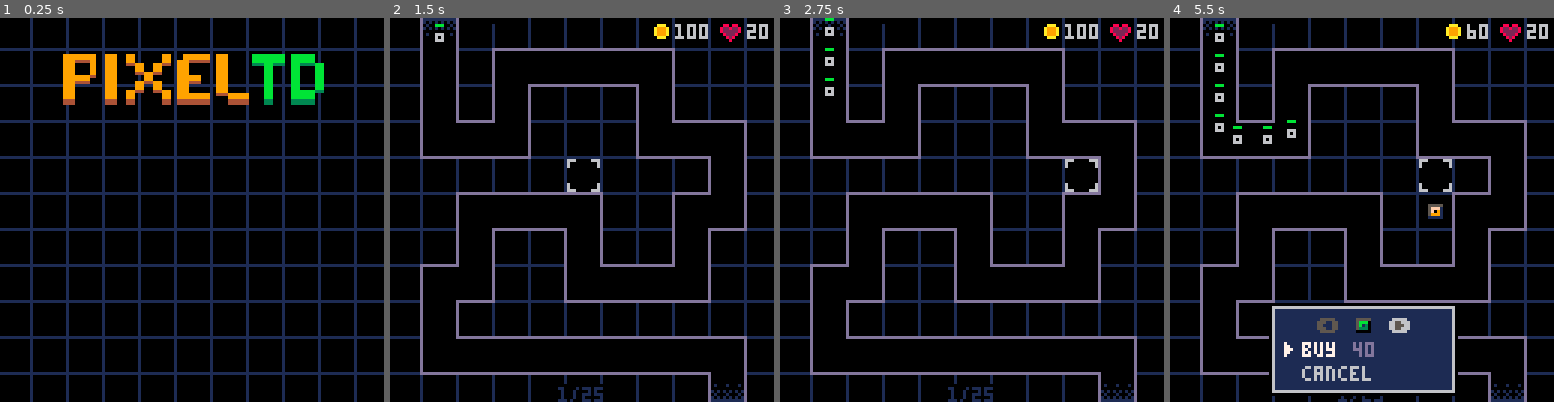
Above: before the commit, frames 1-4 (left to right).
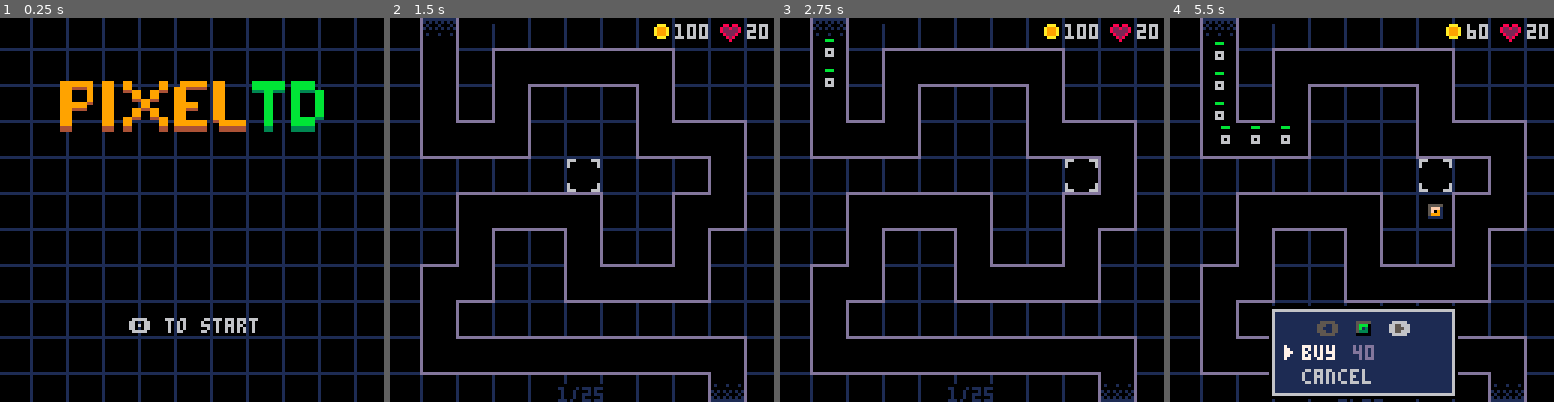
Above: after the commit, the same moments.

Repository: beardedsakimonkey/pixel_td.p8
Game: PICO-8 cartridge pixel_td.p8
Same seed, same stepped clock (60 frames per second), same inputs: the game is played once before the commit and once after it.
Inputs:
- Up to frame 1 (0.25 s): no input
- Up to frame 2 (1.5 s): tap X (X key) at 0.33, 1.07 s; tap O (Z key) at 0.7 s
- Up to frame 3 (2.75 s): hold Right 1.6-2.1 s; tap O (Z key) at 1.7, 2.1, 2.5 s; tap X (X key) at 1.85 s; hold Up 2.15-2.42 s; hold Right from 2.47 s (still down)
- Up to frame 4 (5.5 s): tap O (Z key) every 0.4 s from 2.9 to 5.3 s; tap X (X key) at 2.97, 4.08, 5.2 s; release Right at 3.03 s; hold Left 3.08-3.58 s; hold Down 3.63-3.97 s; hold Right 4.02-4.68 s; hold Up 4.73-5.03 s; hold Left from 5.08 s (still down)

The runs differ from the first frame. In frame 1, 7.5% of the frame differs, in the area x 15-85%, y 9-83%; in frame 2, less than 0.1%; in frame 3, 0.3%; in frame 4, 3.4%.

Commit message:
animate title

Diff:
--- a/core.lua
+++ b/core.lua
@@ -75,7 +75,7 @@
 bonus_rng = 1
 t = 0
 shake = 0
-screen = 'menu'
+screen = 'title'
 
 function remove_life()
     lives -= 1
@@ -101,8 +101,8 @@
 -- UPDATE
 --------------------------------------------------------------------------------
 function _update60()
-    if screen == 'menu' then
-        if btnp(B.z) then screen = 'game' end
+    if screen == 'title' then
+        update_title()
         return
     end
 
@@ -161,10 +161,8 @@
     for y = 10, 127, 12 do line(0, y, 127, y, C.dark_blue) end
     for x = 10, 127, 12 do line(x, 0, x, 127, C.dark_blue) end
 
-    if screen == 'menu' then
-        -- Draw title
-        sspr(0, 32, 87, 17, 21, 12)
-
+    if screen == 'title' then
+        draw_title()
         return
     end
 
--- a/menu.lua
+++ b/menu.lua
@@ -74,7 +74,7 @@
 
 function init_menus()
     -- Buy menu ----------------------------------------------------------------
-    buy_menu = Menu.new({x=35, dst_y=97, w=59, h=27})
+    buy_menu = Menu.new({x=35, dst_y=98, w=59, h=27})
     add(buy_menu.items, {text='buy',    y=11+8*0, cb=do_buy})
     add(buy_menu.items, {text='cancel', y=11+8*1, cb=buy_menu.close})
 
--- a/pixel_td.p8
+++ b/pixel_td.p8
@@ -27,6 +27,10 @@
 
 do
 #include hint.lua
+end
+
+do
+#include title.lua
 end
 
 do
--- /dev/null
+++ b/title.lua
@@ -0,0 +1,32 @@
+-- TODO: animate each letter seperately, staggered
+
+local TITLE_HEIGHT = 17
+local OFFSCREEN_Y = -TITLE_HEIGHT
+local y = OFFSCREEN_Y
+local v = 0
+local started = false
+
+function update_title()
+    if btnp(B.z) then
+        started = true
+        v = 200
+    end
+    local dest_y = not started and 12 or OFFSCREEN_Y
+    y, v = spring(y, dest_y, v, {
+        stiffness = 200,
+        damping = 12,
+        mass = 2,
+        precision = 0.2,
+    })
+    if y <= OFFSCREEN_Y then
+        screen = 'game'
+    end
+end
+
+function draw_title()
+    -- Draw title
+    sspr(0, 32, 88, TITLE_HEIGHT, 20, y)
+    if not started then
+        print('🅾️ to start', 43, 100, C.light_gray)
+    end
+end
Not shown, changed: 17 lines of the sprite sheet (__gfx__) section of pixel_td.p8
